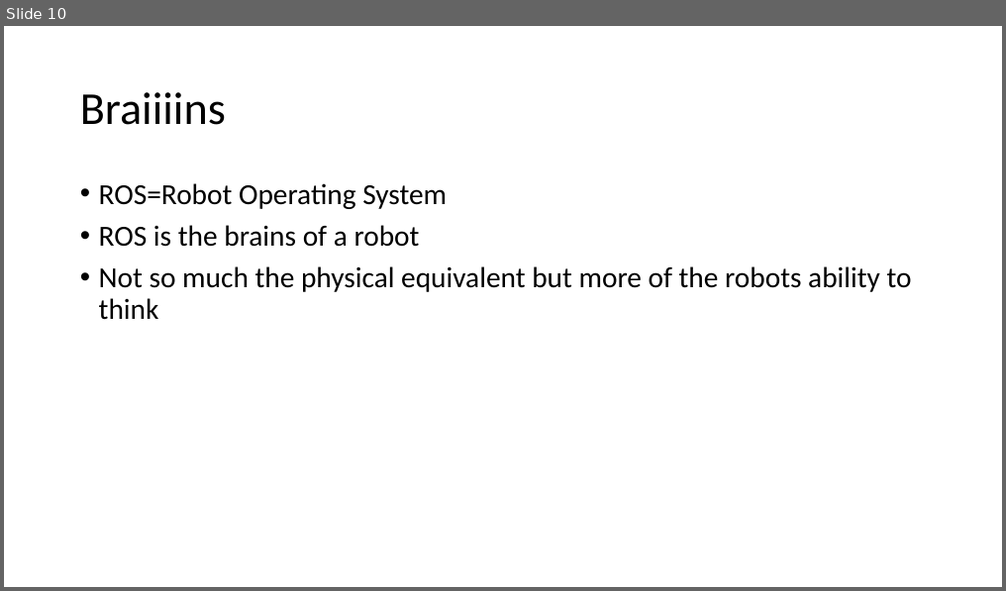
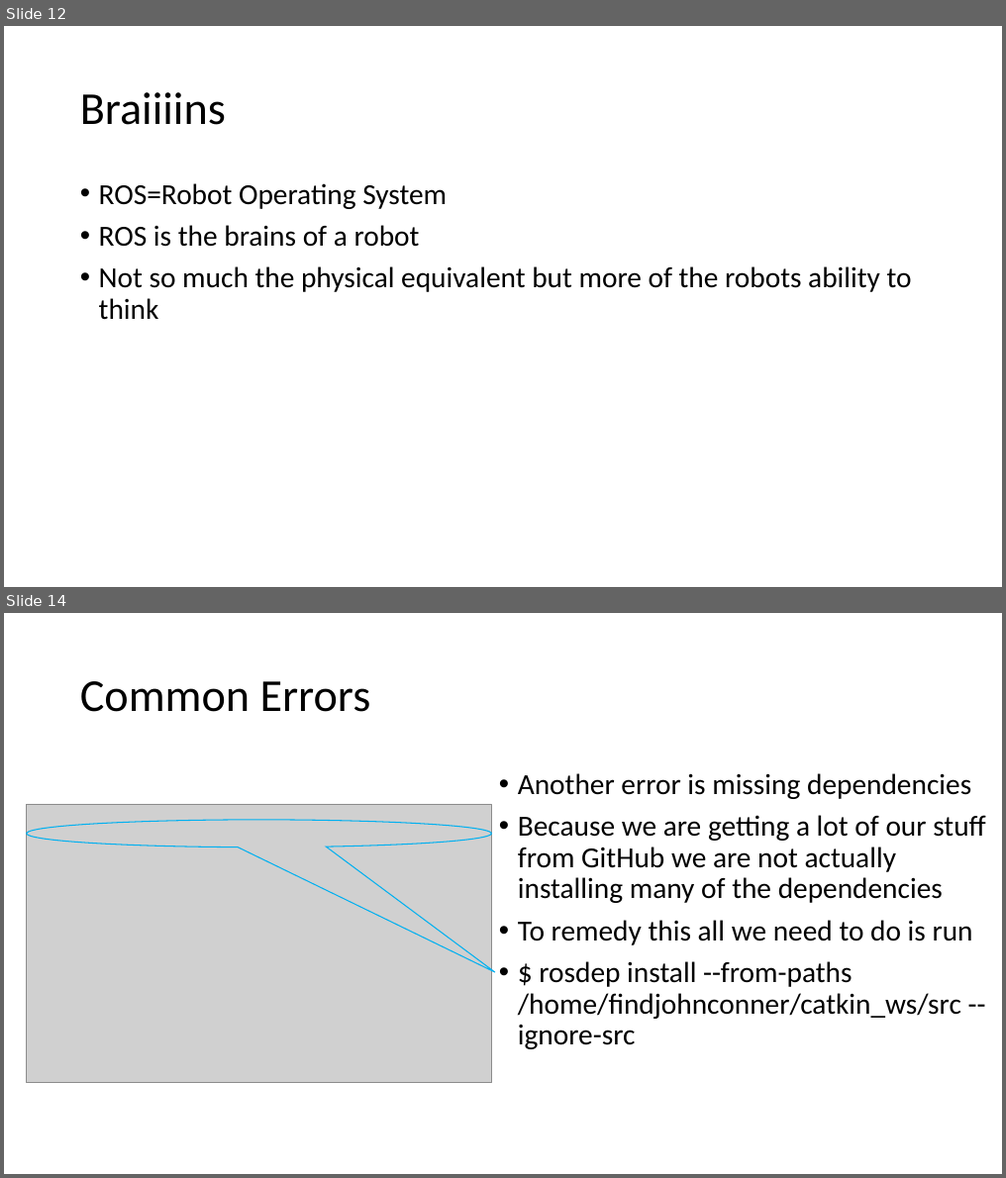
Before and after one commit to JacobLMiller/BTArobot, a slide deck: Tutorials/MainTutorial.pptx. Shown one above the other, each under a label of ours: slide 10 before the commit, slides 12 and 14 after it; the slides between them are not shown. The pictures are 1006x591 and 1006x1178 pixels, drawn with LibreOffice and Linux fonts; fonts in the diff are those of the drawing; grey boxes stand for pictures. Boxes give left, top, right and bottom in pixels: in the first picture for what was removed or moved away, otherwise in the second. Text is boxed around its words. In the diff, an @@ line names an element or a change of style, - is before the commit and + after.

```diff
--- a/Tutorials/MainTutorial.pptx
+++ b/Tutorials/MainTutorial.pptx
@@ slide 14 added at <box>4,613,1002,1174</box>, background #FFFFFF @@
@@ title added at <box>80,681,371,712</box>, 44 pt, text #000000 @@
+Common Errors
@@ text added at <box>518,773,986,1050</box>, 28 pt, text #000000 @@
+• Another error is missing dependencies
+• Because we are getting a lot of our stuff from GitHub we are not actually installing many of the dependencies
+• To remedy this all we need to do is run
+• $ rosdep install --from-paths /home/findjohnconner/catkin_ws/src --ignore-src
@@ picture added at <box>27,804,491,1083</box> @@
@@ speech bubble added at <box>27,820,491,848</box>, outline #00B0F0 1 pt @@
@@ what was slide 10 is now slide 12 @@
```
Also in this commit, not shown: 4 slides changed, 6 other slides added, 2 slides removed.
